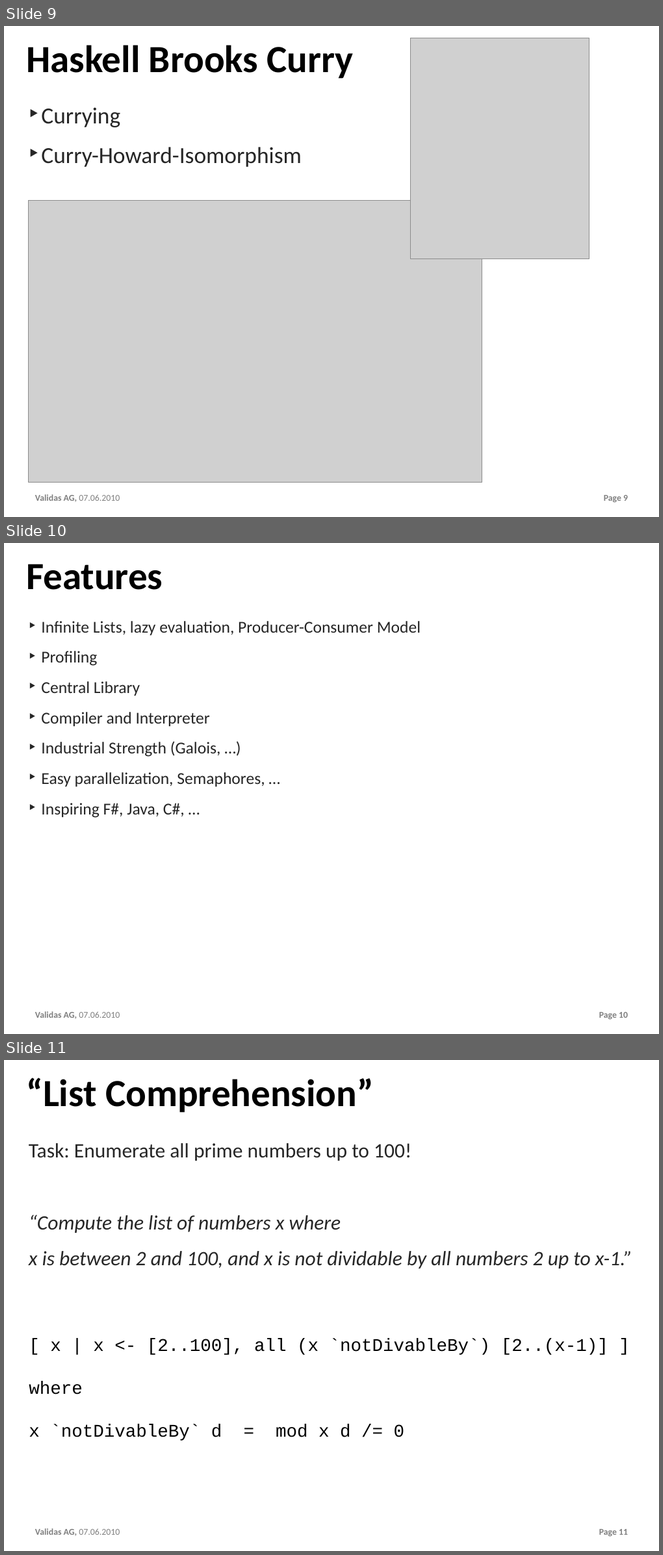
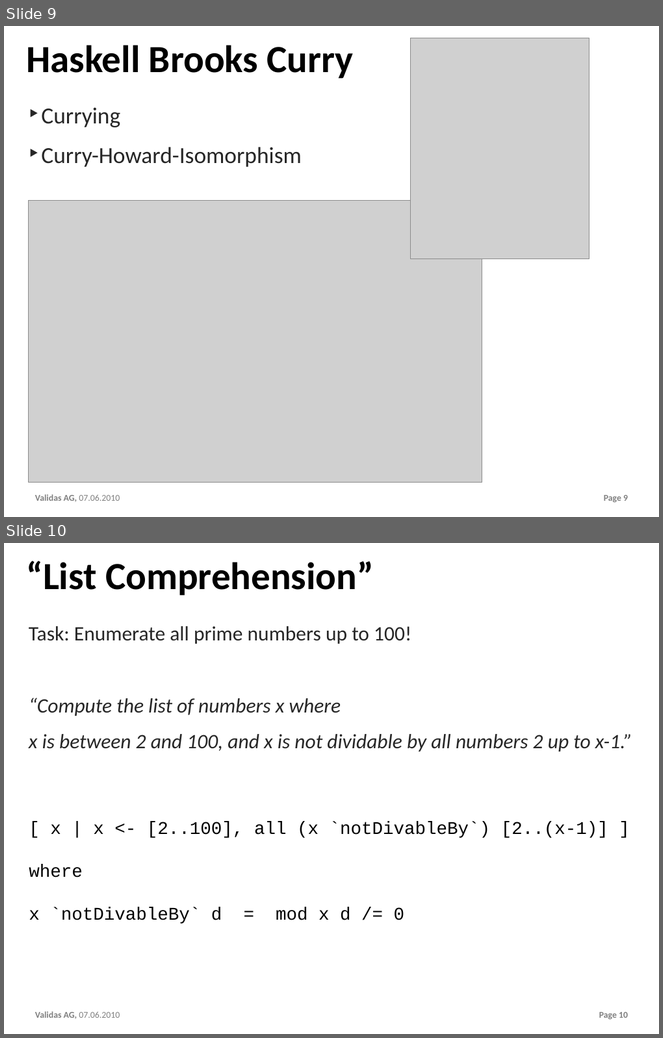
Before and after one commit to theoremprover/chess, a slide deck: ppt/Chess200.pptx. Shown one above the other, each under a label of ours: slides 9, 10 and 11 before the commit, slides 9 and 10 after it. The pictures are 663x1555 and 663x1038 pixels, drawn with LibreOffice and Linux fonts; fonts in the diff are those of the drawing; grey boxes stand for pictures; background and template pictures are left out. Boxes give left, top, right and bottom in pixels: in the first picture for what was removed or moved away, otherwise in the second. Text is boxed around its words. In the diff, an @@ line names an element or a change of style, - is before the commit and + after.

```diff
--- a/ppt/Chess200.pptx
+++ b/ppt/Chess200.pptx
@@ slide 10 removed at [4,543,659,1034], background #FFFFFF; not listed: 2 template elements that a slide beside it also shows @@
@@ title removed at [26,564,163,590] @@
-Features
@@ text removed at [41,621,421,818] @@
-‣ Infinite Lists, lazy evaluation, Producer-Consumer Model
-‣ Profiling
-‣ Central Library
-‣ Compiler and Interpreter
-‣ Industrial Strength (Galois, …)
-‣ Easy parallelization, Semaphores, …
-‣ Inspiring F#, Java, C#, …
@@ what was slide 11 is now slide 10 @@
@@ page number at [599,1012,628,1019]: text changed @@
-Page 11
+Page 10
```
Also in this commit, not shown: 1 slide changed, 2 slides added, 1 other slide removed.
